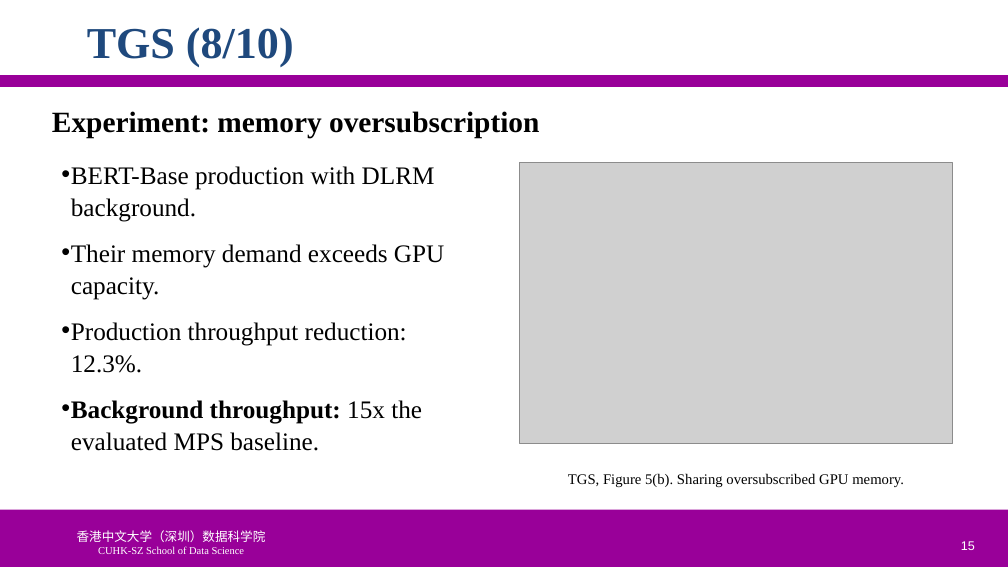
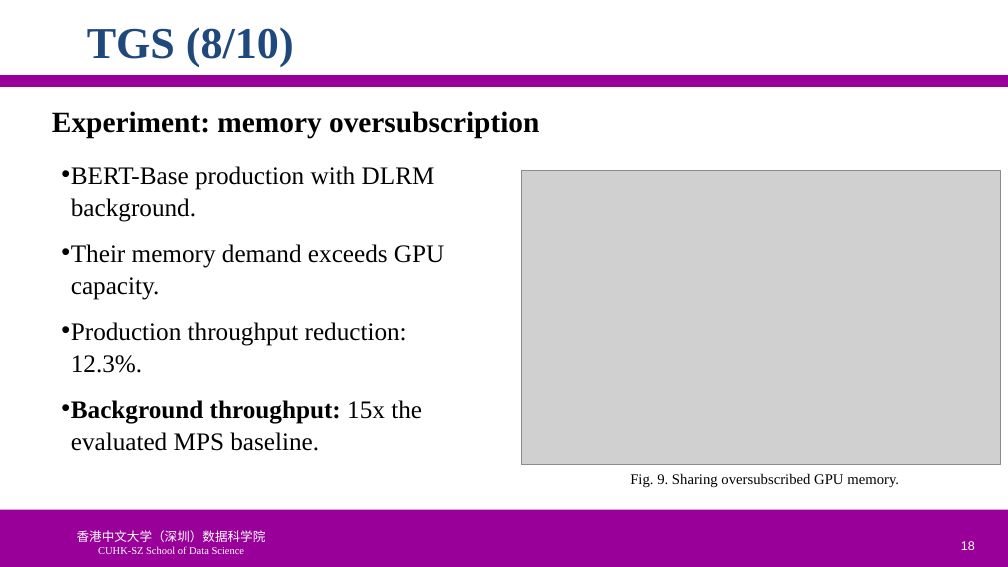
Before and after one commit to ychung1103/ychung1103.github.io, a slide deck: slide 18 of Slides/CSC6103/PPT/05-1110-徐昱玮-225040464.pptx (slide 15 before the commit). Drawn at 1008x567 pixels with LibreOffice and Linux fonts; fonts in the diff are those of the drawing; grey boxes stand for pictures; background and template pictures are left out. Boxes give left, top, right and bottom in pixels: in the first picture for what was removed or moved away, otherwise in the second. Text is boxed around its words. In the diff, an @@ line names an element or a change of style, - is before the commit and + after.

```diff
--- a/Slides/CSC6103/PPT/05-1110-徐昱玮-225040464.pptx
+++ b/Slides/CSC6103/PPT/05-1110-徐昱玮-225040464.pptx
@@ picture: place and size @@
-picture at [520, 163, 954, 444]
+picture at [522, 170, 1000, 465]
@@ text at [630, 473, 899, 487]: text changed @@
-TGS, Figure 5(b). Sharing oversubscribed GPU memory.
+Fig. 9. Sharing oversubscribed GPU memory.
```
Also in this commit, not shown: 26 other slides changed, 3 slides added.
